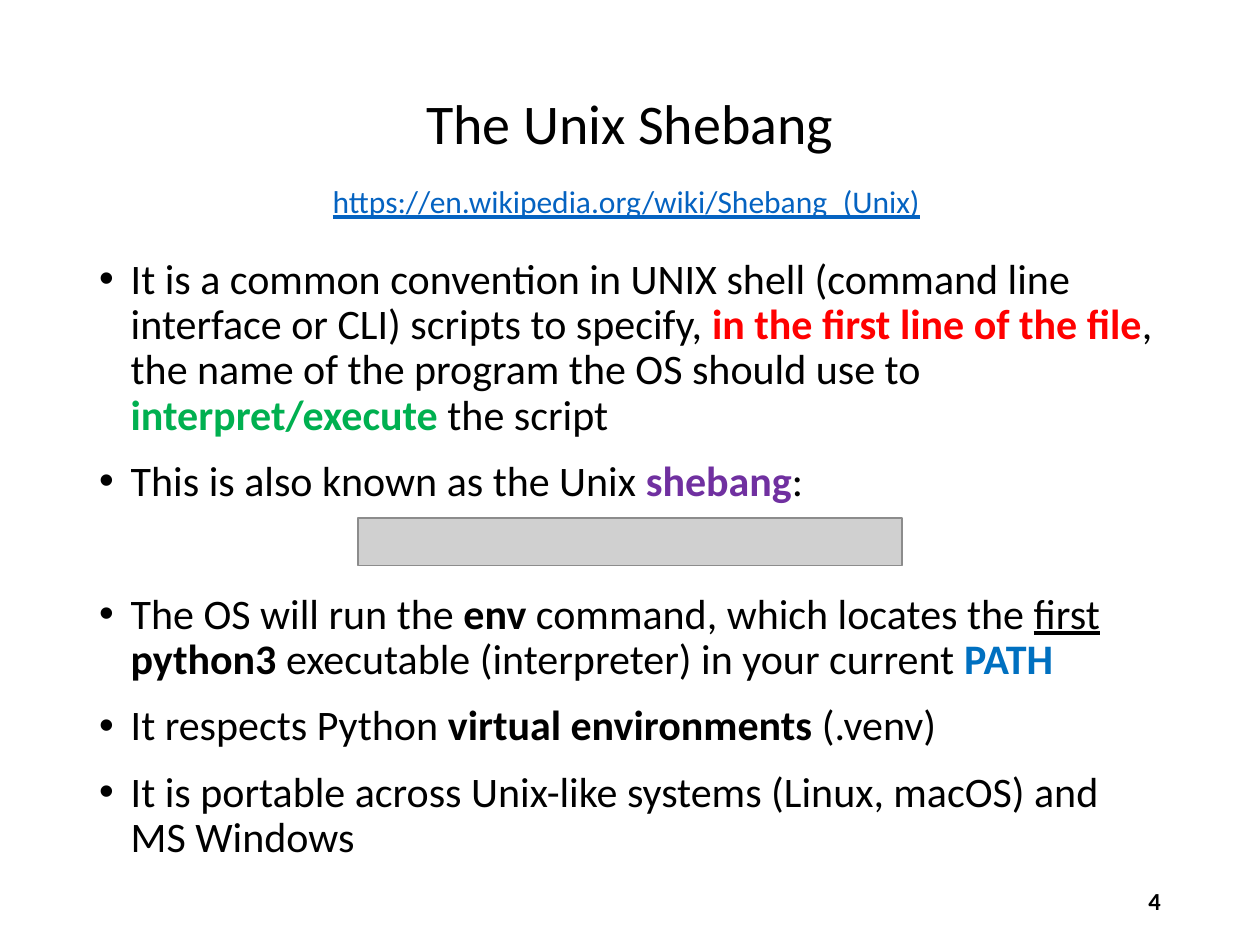
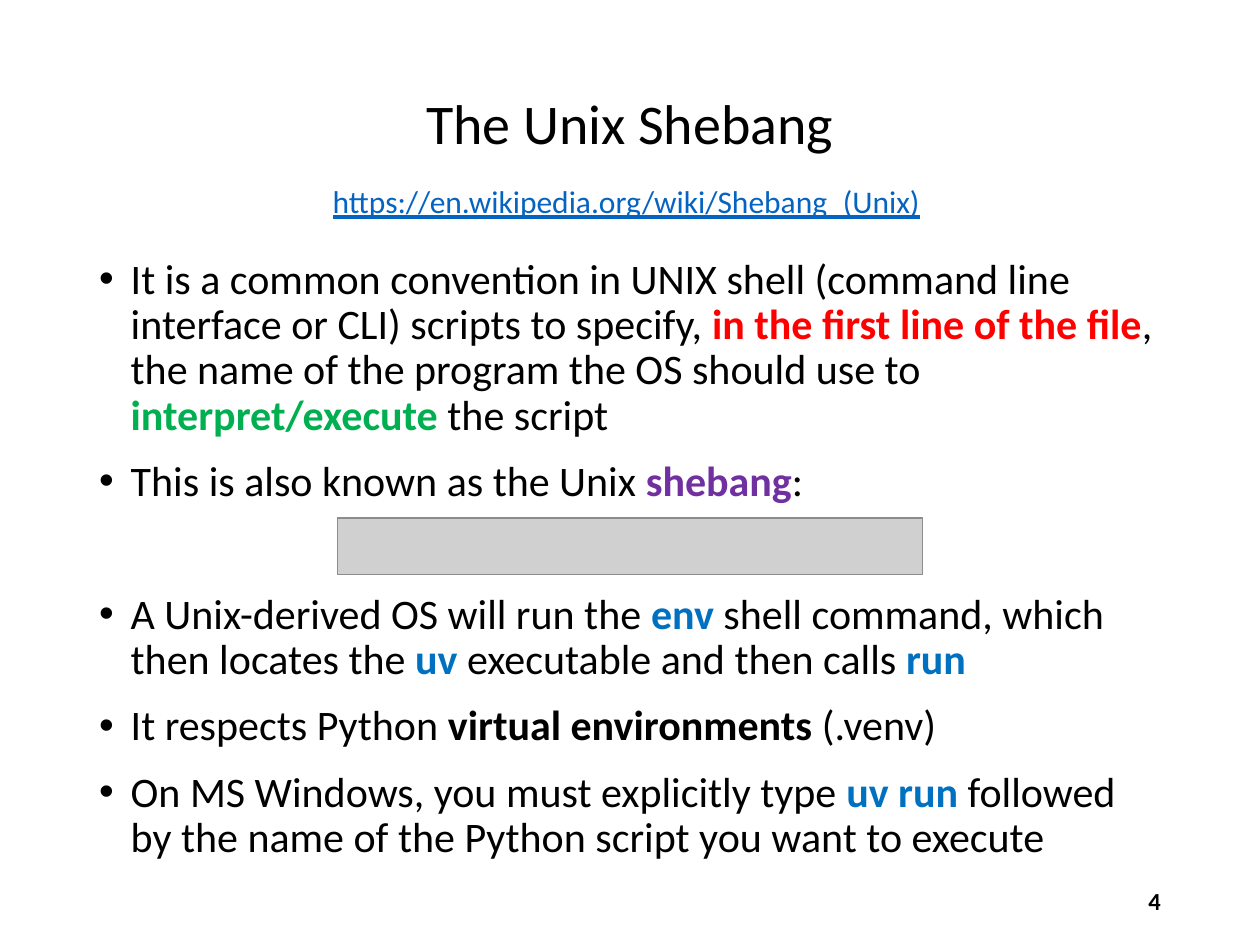
Before and after one commit to dbiersach/scicomp101, a slide deck: slide 4 of Session 04 - Algorithms/Session 04 - Algorithms.pptx. Drawn at 1260x945 pixels with LibreOffice and Linux fonts; fonts in the diff are those of the drawing; grey boxes stand for pictures. Boxes give left, top, right and bottom in pixels: in the first picture for what was removed or moved away, otherwise in the second. Text is boxed around its words. In the diff, an @@ line names an element or a change of style, - is before the commit and + after.

Commit message:
Update screenshots of new shebang

```diff
--- a/Session 04 - Algorithms/Session 04 - Algorithms.pptx
+++ b/Session 04 - Algorithms/Session 04 - Algorithms.pptx
@@ picture resized from (x1=358, y1=518, x2=902, y2=566) to (x1=338, y1=518, x2=922, y2=575) @@
@@ text at (x1=131, y1=599, x2=1103, y2=675): text changed @@
-• The OS will run the env command, which locates the first python3 executable (interpreter) in your current PATH
+• A Unix-derived OS will run the env shell command, which then locates the uv executable and then calls run
@@ text at (x1=131, y1=777, x2=1116, y2=859): text changed @@
-• It is portable across Unix-like systems (Linux, macOS) and MS Windows
+• On MS Windows, you must explicitly type uv run followed by the name of the Python script you want to execute
```
Also in this commit, not shown: 2 other slides changed.
